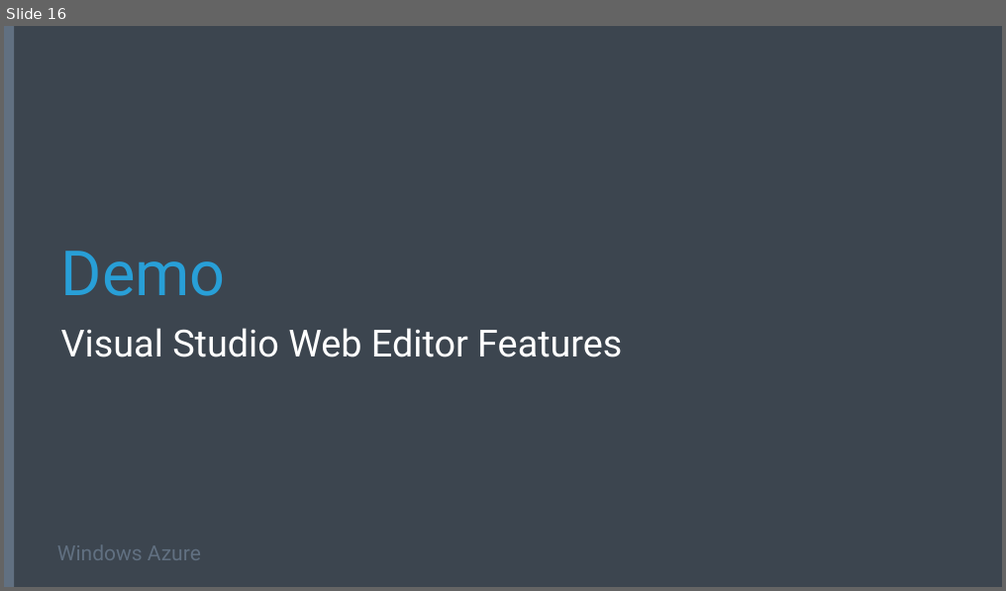
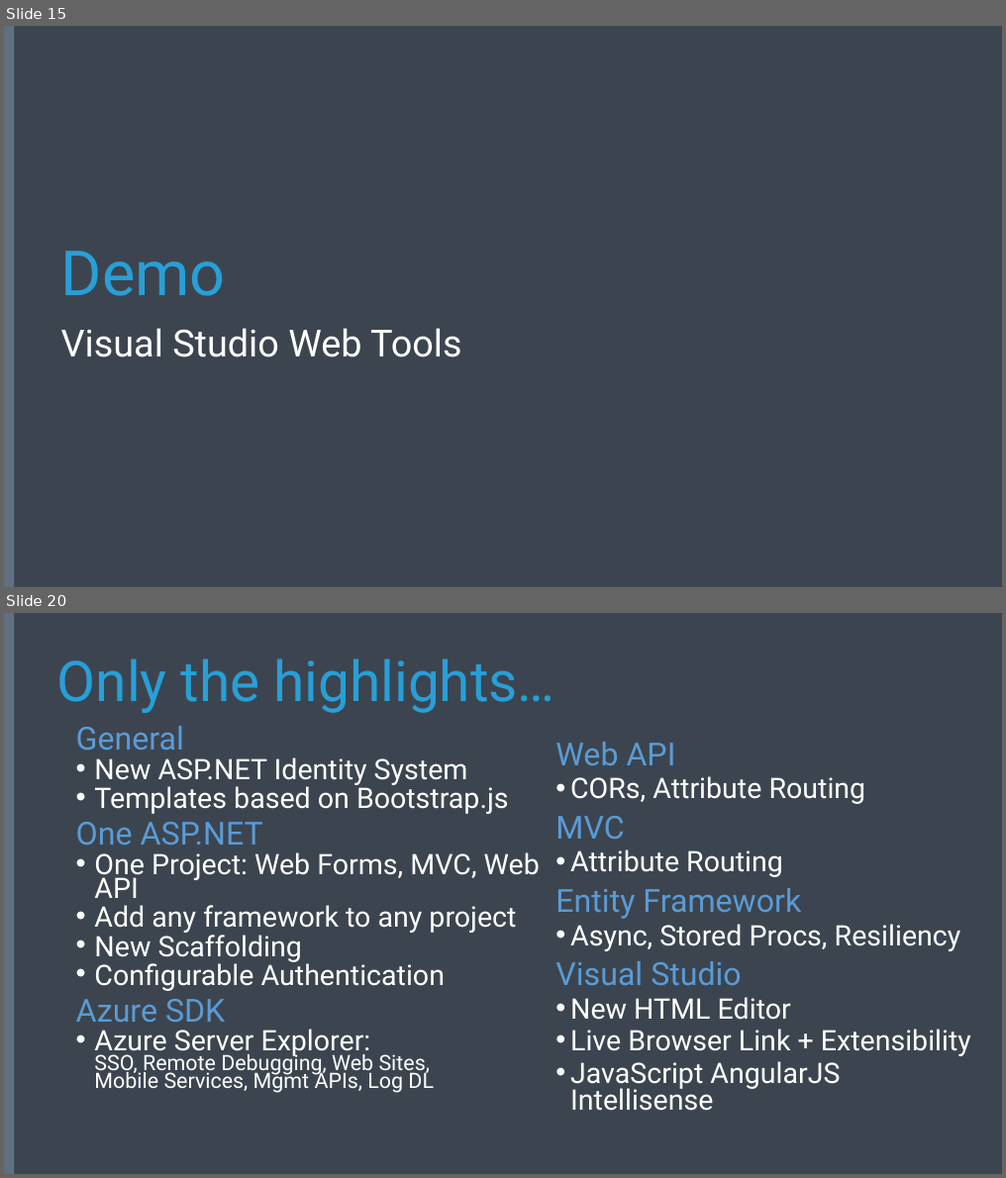
Before and after one commit to Microsoft-Web/DECK-ASPNET-and-VS-Web-Tooling, a slide deck: 2-ASPNET-and-VS-Web-Tooling.pptx. Shown one above the other, each under a label of ours: slide 16 before the commit, slides 15 and 20 after it; the slides between them are not shown. The pictures are 1006x591 and 1006x1178 pixels, drawn with LibreOffice and Linux fonts; fonts in the diff are those of the drawing; background and template pictures are left out. Boxes give left, top, right and bottom in pixels: in the first picture for what was removed or moved away, otherwise in the second. Text is boxed around its words. In the diff, an @@ line names an element or a change of style, - is before the commit and + after.

Commit message:
Updated presentation
Cleaned up features section, added in content from VS Launch

```diff
--- a/2-ASPNET-and-VS-Web-Tooling.pptx
+++ b/2-ASPNET-and-VS-Web-Tooling.pptx
@@ slide 20 added at bbox=[4, 613, 1002, 1174], background #3C454F; not listed: 1 template element that a slide beside it also shows @@
@@ title added at bbox=[57, 659, 555, 713], 54 pt, text #289FD7 @@
+Only the highlights…
@@ text added at bbox=[76, 726, 540, 1093], 27.2 pt, text #FFFFFF @@
+General
+  • New ASP.NET Identity System
+  • Templates based on Bootstrap.js
+One ASP.NET
+  • One Project: Web Forms, MVC, Web API
+  • Add any framework to any project
+  • New Scaffolding
+  • Configurable Authentication
+Azure SDK
+  • Azure Server Explorer:
+    SSO, Remote Debugging, Web Sites,
+    Mobile Services, Mgmt APIs, Log DL
@@ text added at bbox=[555, 742, 971, 1111], 27.2 pt, text #FFFFFF @@
+Web API
+  • CORs, Attribute Routing
+MVC
+  • Attribute Routing
+Entity Framework
+  • Async, Stored Procs, Resiliency
+Visual Studio
+  • New HTML Editor
+  • Live Browser Link + Extensibility
+  • JavaScript AngularJS Intellisense
@@ what was slide 16 is now slide 15 @@
@@ slide 15 changed as well @@
@@ subtitle at bbox=[61, 328, 461, 358]: text changed @@
-Visual Studio Web Editor Features
+Visual Studio Web Tools
@@ text removed at bbox=[57, 546, 201, 561] @@
-Windows Azure
```
Also in this commit, not shown: 4 other slides changed, 13 other slides added, 13 slides removed.
